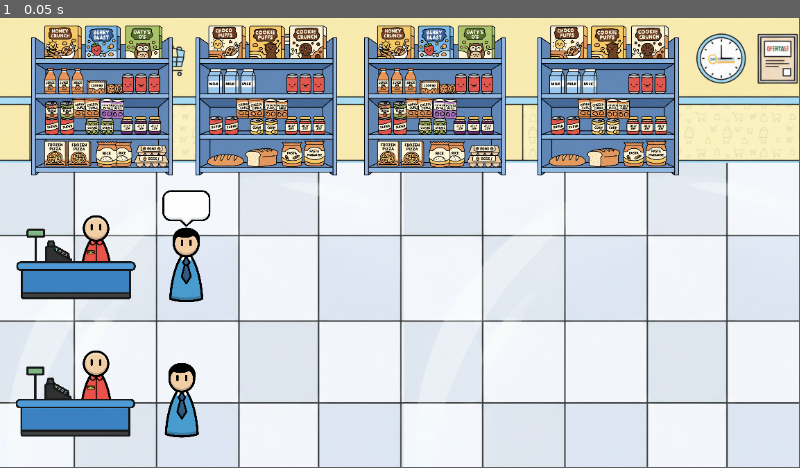
Above: before the commit, frame 1.
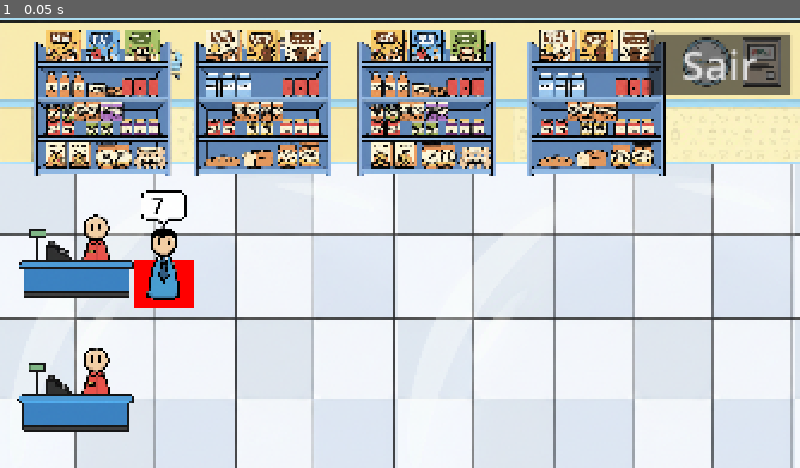
Above: after the commit, the same moment.

Repository: Pedrinnnn-lab/EscaloMania
Game: Godot game, scene res://scenes/supermarket.tscn
Two runs of this game, one before a commit and one after it. Both use one fixed random seed, a clock stepped at 60 frames per second and the inputs below.
Inputs:
- Up to frame 1 (0.05 s): no input
In our replay, the window is 799x449 before the commit and 800x450 after it. These sizes can differ from the game's own. Grey fills any space a smaller window leaves; there, only what the larger window draws over its background counts as a difference.

The runs differ from the first frame. In frame 1, 32% of the frame differs, in the area x 0-100%, y 0-100%.

Commit message:
customer and drop

Diff:
--- /dev/null
+++ b/escalo-mania/characters/default_man.tscn
@@ -0,0 +1,38 @@
+[gd_scene load_steps=5 format=3 uid="uid://8ak74s57j8f5"]
+
+[ext_resource type="Texture2D" uid="uid://p4avhvplb101" path="res://characters/sprites/removed/man.png" id="1_ef3d6"]
+[ext_resource type="Script" uid="uid://cjq2xlnpp4c21" path="res://characters/scripts/customer.gd" id="1_y1l8h"]
+[ext_resource type="Texture2D" uid="uid://clwxwm6rh6mj2" path="res://ui_hud/product_indicator_removed.png" id="2_y1l8h"]
+
+[sub_resource type="RectangleShape2D" id="RectangleShape2D_ef3d6"]
+size = Vector2(320.00003, 680.0003)
+
+[node name="default_man" type="CharacterBody2D"]
+z_index = 1
+scale = Vector2(0.2, 0.2)
+script = ExtResource("1_y1l8h")
+
+[node name="Sprite2D" type="Sprite2D" parent="."]
+position = Vector2(0, 190)
+texture = ExtResource("1_ef3d6")
+
+[node name="ProductIndicator" type="Sprite2D" parent="."]
+z_index = 2
+position = Vector2(0, -329.99988)
+scale = Vector2(0.74999994, 0.74999994)
+texture = ExtResource("2_y1l8h")
+
+[node name="CollisionShape2D" type="CollisionShape2D" parent="."]
+position = Vector2(-1.9073465e-05, 189.99991)
+scale = Vector2(0.9999994, 0.9999994)
+shape = SubResource("RectangleShape2D_ef3d6")
+
+[node name="text" type="Label" parent="."]
+z_index = 2
+offset_left = -115.0
+offset_top = -480.0
+offset_right = 113.0
+offset_bottom = -207.0
+theme_override_colors/font_color = Color(0, 0, 0, 1)
+theme_override_font_sizes/font_size = 200
+text = "00"
--- /dev/null
+++ b/escalo-mania/characters/scripts/customer.gd
@@ -0,0 +1,13 @@
+extends CharacterBody2D
+
+var numProducts : int
+@onready var textlabel = $text
+
+# Called when the node enters the scene tree for the first time.
+func _ready() -> void:
+	numProducts = randi_range(1,15)
+	textlabel.text = str(numProducts)
+
+# Called every frame. 'delta' is the elapsed time since the previous frame.
+func _process(delta: float) -> void:
+	pass
--- /dev/null
+++ b/escalo-mania/other/drop.tscn
@@ -0,0 +1,20 @@
+[gd_scene load_steps=2 format=3 uid="uid://dyjdkqt5v3tts"]
+
+[sub_resource type="RectangleShape2D" id="RectangleShape2D_20ja3"]
+size = Vector2(26.666668, 21.333334)
+
+[node name="drop" type="Area2D"]
+scale = Vector2(4, 4)
+
+[node name="ColorRect" type="ColorRect" parent="."]
+offset_left = -13.75
+offset_top = -10.75
+offset_right = 14.25
+offset_bottom = 11.25
+color = Color(1, 0, 0, 1)
+
+[node name="CollisionShape2D" type="CollisionShape2D" parent="."]
+position = Vector2(0, -4.7683716e-07)
+shape = SubResource("RectangleShape2D_20ja3")
+debug_color = Color(0.97060496, 0, 0.45679396, 0.41960785)
+metadata/_edit_lock_ = true
--- a/escalo-mania/project.godot
+++ b/escalo-mania/project.godot
@@ -15,6 +15,13 @@
 config/features=PackedStringArray("4.5", "Mobile")
 config/icon="res://icon.svg"
 
+[display]
+
+window/size/viewport_width=1920
+window/size/viewport_height=1080
+window/stretch/mode="canvas_items"
+window/stretch/aspect="ignore"
+
 [dotnet]
 
 project/assembly_name="EscaloMania"
--- a/escalo-mania/scenes/supermarket.tscn
+++ b/escalo-mania/scenes/supermarket.tscn
@@ -1,13 +1,14 @@
-[gd_scene load_steps=11 format=4 uid="uid://h60ahouxsbas"]
+[gd_scene load_steps=12 format=4 uid="uid://h60ahouxsbas"]
 
+[ext_resource type="Script" uid="uid://b4bp88v7ydee6" path="res://scenes/supermarket_level1.gd" id="1_2c0dq"]
 [ext_resource type="Texture2D" uid="uid://bx14a2k0fg2l" path="res://objects/removed/wall_remove.png" id="1_vi15o"]
 [ext_resource type="Texture2D" uid="uid://dvv2i8hcyipqc" path="res://objects/removed/balcao.png" id="2_07jrh"]
 [ext_resource type="Texture2D" uid="uid://dhbs8vuoyr764" path="res://tiles/tile_floor.png" id="3_gt2a7"]
 [ext_resource type="Texture2D" uid="uid://cb1g3kt7hgbnu" path="res://characters/sprites/removed/employee.png" id="3_h2doy"]
-[ext_resource type="Texture2D" uid="uid://p4avhvplb101" path="res://characters/sprites/removed/man.png" id="4_reuu7"]
 [ext_resource type="Texture2D" uid="uid://c2hs3io5caaas" path="res://objects/removed/estante1.png" id="5_grrqp"]
+[ext_resource type="PackedScene" uid="uid://8ak74s57j8f5" path="res://characters/default_man.tscn" id="5_h2doy"]
 [ext_resource type="Texture2D" uid="uid://cl2u1eof5xbet" path="res://objects/removed/estante2.png" id="6_kls3s"]
-[ext_resource type="Texture2D" uid="uid://clwxwm6rh6mj2" path="res://ui_hud/product_indicator_removed.png" id="8_jkob8"]
+[ext_resource type="PackedScene" uid="uid://dyjdkqt5v3tts" path="res://other/drop.tscn" id="8_jkob8"]
 
 [sub_resource type="TileSetAtlasSource" id="TileSetAtlasSource_gt2a7"]
 texture = ExtResource("3_gt2a7")
@@ -4112,6 +4113,7 @@
 sources/0 = SubResource("TileSetAtlasSource_gt2a7")
 
 [node name="supermarket" type="Node2D"]
+script = ExtResource("1_2c0dq")
 
 [node name="Walls" type="Node2D" parent="."]
 position = Vector2(128, 0)
@@ -4127,6 +4129,26 @@
 texture = ExtResource("1_vi15o")
 region_enabled = true
 region_rect = Rect2(64, 360, 888, 272)
+
+[node name="Estante1" type="Sprite2D" parent="Walls"]
+position = Vector2(56, 160)
+scale = Vector2(0.35, 0.35)
+texture = ExtResource("5_grrqp")
+
+[node name="Estante2" type="Sprite2D" parent="Walls"]
+position = Vector2(656, 160)
+scale = Vector2(0.35, 0.35)
+texture = ExtResource("5_grrqp")
+
+[node name="Estante3" type="Sprite2D" parent="Walls"]
+position = Vector2(352, 160)
+scale = Vector2(0.35, 0.35)
+texture = ExtResource("6_kls3s")
+
+[node name="Estante4" type="Sprite2D" parent="Walls"]
+position = Vector2(968, 160)
+scale = Vector2(0.35, 0.35)
+texture = ExtResource("6_kls3s")
 
 [node name="counter" type="Node2D" parent="."]
 
@@ -4160,50 +4182,24 @@
 tile_map_data = PackedByteArray("AAD+/wsAAAAAAAAAAAD+/wwAAAAAAAEAAAD+/w0AAAAAAAIAAAD+/w4AAAAAAAMAAAD+/w8AAAAAAAQAAAD+/x …(65008 unchanged characters)…
 tile_set = SubResource("TileSet_reuu7")
 
-[node name="default_man" type="CharacterBody2D" parent="."]
-z_index = 1
-position = Vector2(336, 418)
-scale = Vector2(0.2, 0.2)
-
-[node name="Sprite2D" type="Sprite2D" parent="default_man"]
-position = Vector2(0, 190)
-texture = ExtResource("4_reuu7")
-
-[node name="ProductIndicator" type="Sprite2D" parent="default_man"]
-z_index = 2
-position = Vector2(0, -329.99988)
-scale = Vector2(0.74999994, 0.74999994)
-texture = ExtResource("8_jkob8")
-
-[node name="default_man2" type="CharacterBody2D" parent="."]
-z_index = 1
-position = Vector2(336, 418)
-scale = Vector2(0.2, 0.2)
-
-[node name="Sprite2D" type="Sprite2D" parent="default_man2"]
-position = Vector2(-40, 1410.0005)
-texture = ExtResource("4_reuu7")
+[node name="default_man" parent="." instance=ExtResource("5_h2doy")]
+position = Vector2(298.00003, 418.00003)
 
 [node name="Camera2D" type="Camera2D" parent="."]
-position = Vector2(720, 416)
-zoom = Vector2(0.8, 0.8)
+position = Vector2(734, 418)
+zoom = Vector2(1.3, 1.3)
 
-[node name="Estante1" type="Sprite2D" parent="."]
-position = Vector2(184, 160)
-scale = Vector2(0.35, 0.35)
-texture = ExtResource("5_grrqp")
+[node name="drop" parent="." instance=ExtResource("8_jkob8")]
+position = Vector2(299, 494)
 
-[node name="Estante2" type="Sprite2D" parent="."]
-position = Vector2(784, 160)
-scale = Vector2(0.35, 0.35)
-texture = ExtResource("5_grrqp")
+[node name="quit" type="Button" parent="."]
+offset_left = 1192.0
+offset_top = 32.0
+offset_right = 1456.0
+offset_bottom = 128.0
+theme_override_colors/font_color = Color(0.875, 0.875, 0.875, 1)
+theme_override_colors/font_hover_color = Color(0.9490196, 0, 0, 1)
+theme_override_font_sizes/font_size = 76
+text = "Sair"
 
-[node name="Estante3" type="Sprite2D" parent="."]
-position = Vector2(480, 160)
-scale = Vector2(0.35, 0.35)
-texture = ExtResource("6_kls3s")
-
-[node name="Estante4" type="Sprite2D" parent="."]
-position = Vector2(1096, 160)
-scale = Vector2(0.35, 0.35)
-texture = ExtResource("6_kls3s")
+[connection signal="pressed" from="quit" to="." method="_on_quit_pressed"]
--- /dev/null
+++ b/escalo-mania/scenes/supermarket_level1.gd
@@ -0,0 +1,12 @@
+extends Node2D
+
+# Called when the node enters the scene tree for the first time.
+func _ready() -> void:
+	pass # Replace with function body.
+
+# Called every frame. 'delta' is the elapsed time since the previous frame.
+func _process(delta: float) -> void:
+	pass
+
+func _on_quit_pressed() -> void:
+	get_tree().quit()
Not shown, added: escalo-mania/characters/scripts/customer.gd.uid
Not shown, added: escalo-mania/scenes/supermarket_level1.gd.uid
